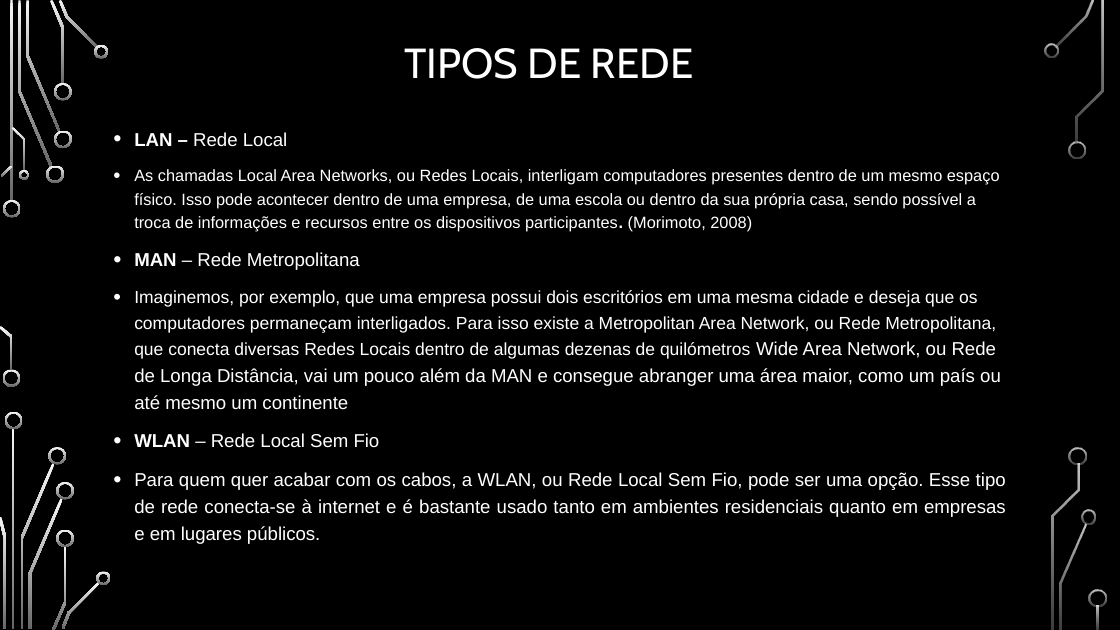
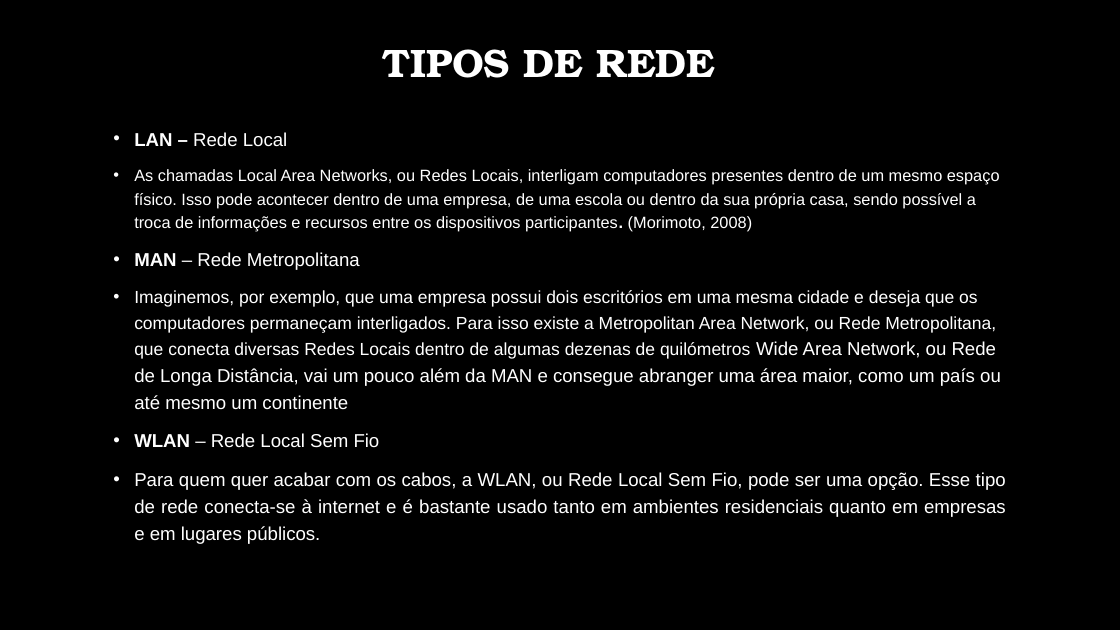
Before and after one commit to BrunoRicardo2/BrunoRicardo2, a slide deck: slide 6 of Trabalho Pratico.pptx. Drawn at 1120x630 pixels with LibreOffice and Linux fonts; fonts in the diff are those of the drawing; background and template pictures are left out. Boxes give left, top, right and bottom in pixels: in the first picture for what was removed or moved away, otherwise in the second. Text is boxed around its words. In the diff, an @@ line names an element or a change of style, - is before the commit and + after.

```diff
--- a/Trabalho Pratico.pptx
+++ b/Trabalho Pratico.pptx
@@ title "TIPOS DE REDE" at box(383, 49, 715, 78): size 36 to 34 pt, font Cabin to TeX Gyre Bonum, bold on @@
@@ group removed at box(0, 0, 1107, 630): 33 freeform shapes, 3 rectangles @@
```
Also in this commit, not shown: 7 other slides changed.
